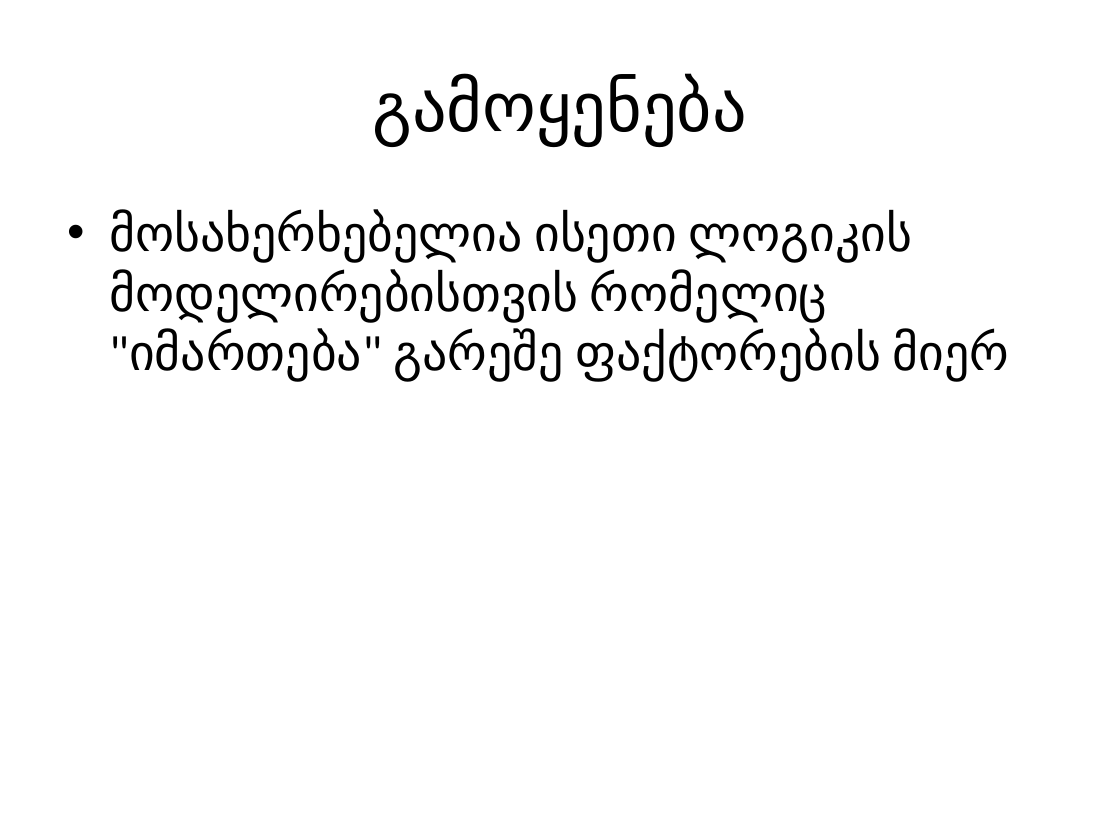
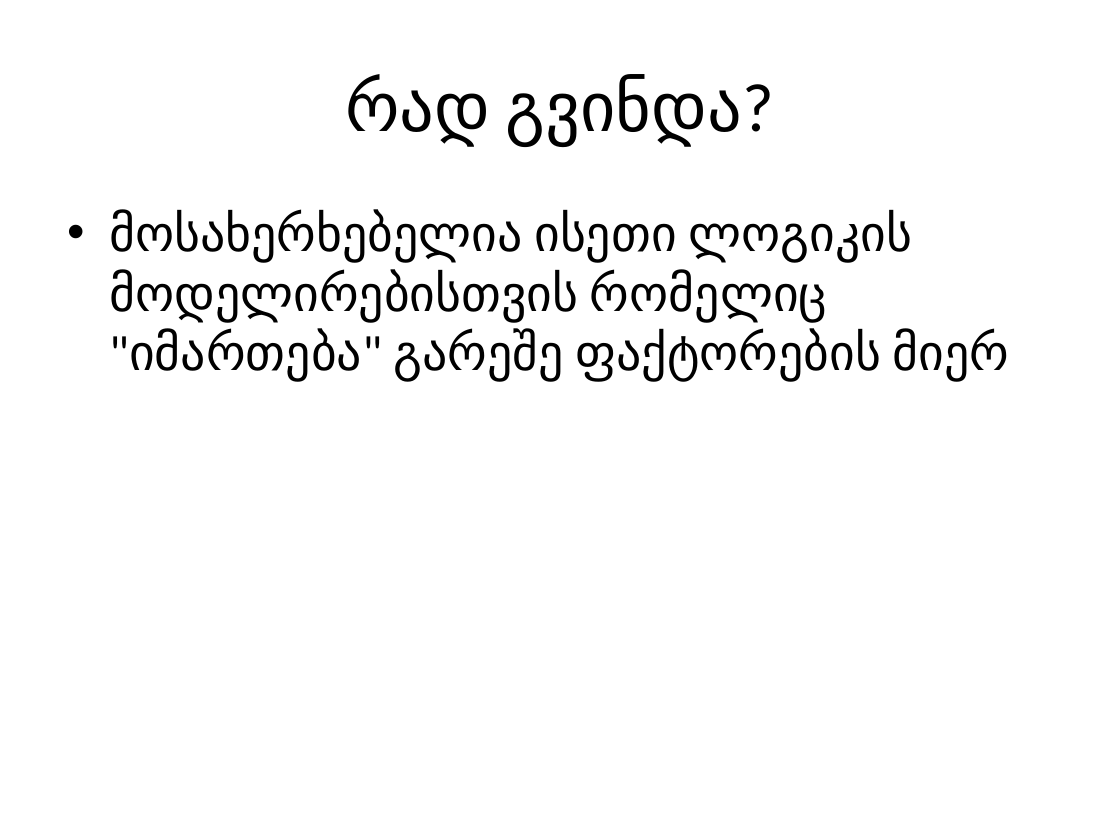
Before and after one commit to AleksandreSukh/RxSeminar, a slide deck: slide 2 of Rx.pptx. Drawn at 1120x840 pixels with LibreOffice and Linux fonts; fonts in the diff are those of the drawing. Boxes give left, top, right and bottom in pixels: in the first picture for what was removed or moved away, otherwise in the second. Text is boxed around its words. In the diff, an @@ line names an element or a change of style, - is before the commit and + after.

Commit message:
In progress

```diff
--- a/Rx.pptx
+++ b/Rx.pptx
@@ title at [345,75,743,145]: text changed @@
-გამოყენება
+რად გვინდა?
```
Also in this commit, not shown: 6 slides added, 2 slides removed.
